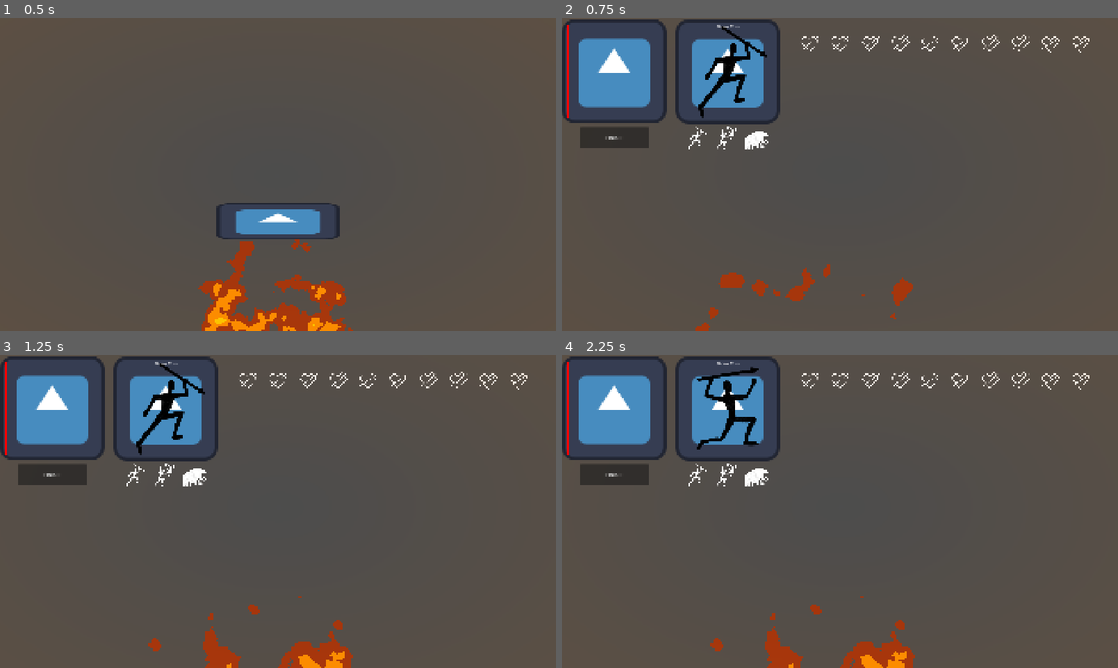
Above: before the commit, frames 1-4 (two rows, left to right).
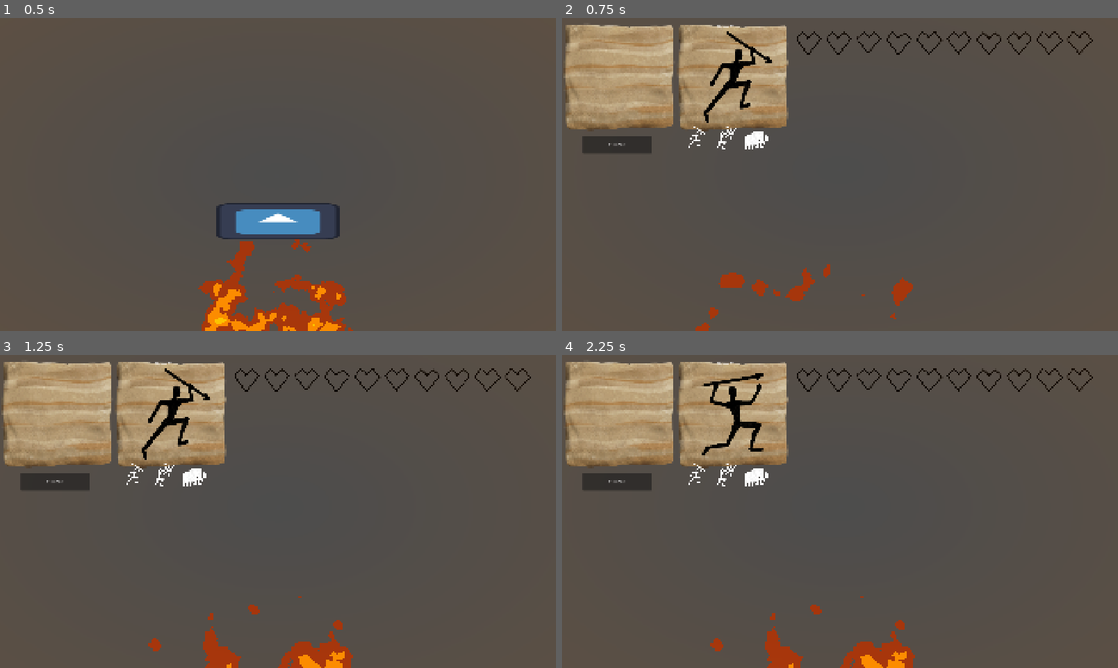
Above: after the commit, the same moments.

Repository: RNSF/ldjam-60
Game: Godot game, scene res://scenes/start_scene.tscn
Two runs of this game, one before a commit and one after it. Both use one fixed random seed, a clock stepped at 60 frames per second and the inputs below. The engine's default icon, where the game draws it, is replaced by a stand-in: a white triangle on a blue panel in a dark square.
Inputs (mouse positions are in pixels of both pictures, inside the frame that each line leads up to):
- Up to frame 1 (0.5 s): no input
- Up to frame 2 (0.75 s): click (840, 221) at 0.5 s
- Up to frame 3 (1.25 s): no input
- Up to frame 4 (2.25 s): click "FINISH!" at 1.25 s; click (695, 473) at 2 s

Frame 1 is identical in both runs. In frame 2, 15% of the frame differs, in the area x 0-96%, y 0-44%; in frame 3, 15%; in frame 4, 15%.

Commit message:
more work

Diff:
--- a/scenes/drawing_canvas.tscn
+++ b/scenes/drawing_canvas.tscn
@@ -4,7 +4,7 @@
 [ext_resource type="Texture2D" uid="uid://dudrkt8gcv8o1" path="res://sprites/spear.png" id="2_0m2ft"]
 [ext_resource type="PackedScene" uid="uid://bhmdn0kuffurn" path="res://scenes/finish_button.tscn" id="2_o4iku"]
 [ext_resource type="Script" uid="uid://ccpmgbipk2j5f" path="res://scenes/draw_tex.gd" id="3_k2tms"]
-[ext_resource type="Texture2D" uid="uid://cl0w2b1rbgid4" path="res://icon.svg" id="5_0m2ft"]
+[ext_resource type="Texture2D" uid="uid://ilxjlsi7hjsb" path="res://sprites/drawing_tablet.png" id="4_o4iku"]
 [ext_resource type="Script" uid="uid://b5eqk2q80bqab" path="res://scenes/similarity_manager.gd" id="5_te3rd"]
 [ext_resource type="Script" uid="uid://cleg34nd4xgx3" path="res://scenes/reference_canvas.gd" id="7_k2tms"]
 [ext_resource type="Texture2D" uid="uid://daqc7wh270bsy" path="res://sprites/archer.png" id="8_exj6s"]
@@ -48,10 +48,11 @@
 
 [node name="FinishButton" parent="." unique_id=2147250083 node_paths=PackedStringArray("draw_canvas", "reference_canvas", "similarity_manager") instance=ExtResource("2_o4iku")]
 layout_mode = 0
-offset_left = 66.0
-offset_top = 372.0
-offset_right = 300.0
-offset_bottom = 445.0
+offset_left = 73.0
+offset_top = 402.0
+offset_right = 307.0
+offset_bottom = 475.0
+scale = Vector2(1.0203149, 0.8497116)
 draw_canvas = NodePath("../AspectRatioContainer/TextureRect/DrawImageRect")
 reference_canvas = NodePath("../AspectRatioContainer2/TextureRect/ReferenceCanvas")
 similarity_manager = NodePath("../SimilarityManager")
@@ -89,7 +90,7 @@
 
 [node name="TextureRect" type="TextureRect" parent="AspectRatioContainer" unique_id=2071823091]
 layout_mode = 2
-texture = ExtResource("5_0m2ft")
+texture = ExtResource("4_o4iku")
 
 [node name="DrawImageRect" type="TextureRect" parent="AspectRatioContainer/TextureRect" unique_id=283286722]
 custom_minimum_size = Vector2(320, 320)
@@ -101,6 +102,7 @@
 grow_horizontal = 2
 grow_vertical = 2
 script = ExtResource("3_k2tms")
+outline_color = Color(1, 0, 0, 0)
 
 [node name="AspectRatioContainer2" type="AspectRatioContainer" parent="." unique_id=1904624317]
 layout_mode = 0
@@ -111,7 +113,7 @@
 
 [node name="TextureRect" type="TextureRect" parent="AspectRatioContainer2" unique_id=1609253482]
 layout_mode = 2
-texture = ExtResource("5_0m2ft")
+texture = ExtResource("4_o4iku")
 metadata/_edit_lock_ = true
 
 [node name="ReferenceCanvas" type="TextureRect" parent="AspectRatioContainer2/TextureRect" unique_id=543195383]
--- a/scenes/end_scene.tscn
+++ b/scenes/end_scene.tscn
@@ -8,6 +8,9 @@
 [ext_resource type="FontFile" uid="uid://2ndkktutoqrg" path="res://fonts/cro-magnum-font/CroMagnum-eZzJO.ttf" id="5_4835h"]
 [ext_resource type="Script" uid="uid://dnlbwjo7dn0ui" path="res://scenes/end_text.gd" id="6_gxua3"]
 [ext_resource type="PackedScene" uid="uid://dho3ud1hng7md" path="res://scenes/restart_button.tscn" id="7_gxua3"]
+[ext_resource type="Script" uid="uid://c2lxtxfc1y4mn" path="res://scenes/win_loss_music.gd" id="9_notft"]
+[ext_resource type="AudioStream" uid="uid://qrsnooa8f713" path="res://audio/music/win_end.mp3" id="10_24b1x"]
+[ext_resource type="AudioStream" uid="uid://blj00rvrpommp" path="res://audio/music/loss_end.mp3" id="11_i4wik"]
 
 [sub_resource type="Gradient" id="Gradient_iywne"]
 
@@ -99,3 +102,8 @@
 
 [node name="EndDrawing10" parent="." unique_id=891965089 instance=ExtResource("2_ojf8p")]
 position = Vector2(65, -280)
+
+[node name="WinLossMusic" type="AudioStreamPlayer" parent="." unique_id=737820473]
+script = ExtResource("9_notft")
+win_music = ExtResource("10_24b1x")
+loss_music = ExtResource("11_i4wik")
--- a/scenes/enemy_spawn_area.gd
+++ b/scenes/enemy_spawn_area.gd
@@ -58,7 +58,7 @@
 		Global.show_hit_text(["Wave 1", "Wave 2", "Final Wave"][wave_number])
 		[first_wave_sound, second_wave_sound, third_wave_sound][wave_number].play()
 	else:
-		print("All waves completed!")
+		Global.go_to_end_screen(true)
 		timer.stop()
 
 
--- a/scenes/healthbar.gd
+++ b/scenes/healthbar.gd
@@ -8,6 +8,7 @@
 	set(new_value):
 		max_health = new_value
 		for child in get_children():
+			remove_child(child)
 			child.queue_free()
 
 		for i in range(max_health):
@@ -19,6 +20,7 @@
 var health : int = 10 :
 	set(new_value):
 		health = new_value
+		print(health)
 		for i in get_child_count():
 			var heart: Heart = get_child(i)
 			heart.is_full = i <= health
@@ -26,3 +28,4 @@
 
 func _ready() -> void:
 	max_health = max_health
+	health = max_health
--- a/scenes/heart.tscn
+++ b/scenes/heart.tscn
@@ -10,6 +10,7 @@
 [ext_resource type="Texture2D" uid="uid://d28wu4vqb4nqo" path="res://sprites/heartempty3.png" id="8_1cu63"]
 
 [node name="Heart" type="TextureRect" unique_id=1215954451]
+modulate = Color(0, 0, 0, 1)
 custom_minimum_size = Vector2(100, 100)
 custom_maximum_size = Vector2(100, 100)
 offset_right = 40.0
--- a/scenes/spawn_area.gd
+++ b/scenes/spawn_area.gd
@@ -28,9 +28,16 @@
 	if count < 1:
 		return []
 
+	var total_unit_spawn_size = unit_size.y * (count - 1)
+
+	spawn_position.y = clamp(spawn_position.y, \
+		global_position.y - size.y / 2 + total_unit_spawn_size, global_position.y + size.y / 2 - total_unit_spawn_size)
+
 	var spawn_locations: Array[Vector2] = []
 	var next_spawn_position = spawn_position
 	next_spawn_position.y = spawn_position.y - unit_size.y * (count - 1) / 2
+
+
 
 	for i in range(count):
 		spawn_locations.append(next_spawn_position)
--- a/scenes/spear_unit.tscn
+++ b/scenes/spear_unit.tscn
@@ -11,6 +11,7 @@
 
 [node name="SpearUnit" unique_id=987033715 instance=ExtResource("1_odh5v")]
 script = ExtResource("2_fvta6")
+size = Vector2(40, 160)
 attack_scene = ExtResource("3_0iwpa")
 
 [node name="CollisionShape2D" parent="CohesionZone" parent_id_path=PackedInt32Array(631454922) index="0" unique_id=2070335852]
--- a/scenes/unit.gd
+++ b/scenes/unit.gd
@@ -8,8 +8,8 @@
 }
 
 const WALK_FORCE = 10.0
-const ARENA_BOTTOM = 512 / 2
-const ARENA_TOP = -1080 / 2
+const ARENA_BOTTOM = 1080 / 2
+const ARENA_TOP = -100 / 2
 
 @export var size: Vector2
 @export var attack_scene: PackedScene
@@ -199,8 +199,8 @@
 			func(v: Vector2, x: Unit): return v + x.velocity, Vector2.ZERO) / max(alignment_units.size(), 1)
 
 
-		walk_vector += 1.0 * (cohesion_target - global_position)
-		walk_vector += 20.0 * separation_vector
+		#walk_vector += 1.0 * (cohesion_target - global_position)
+		walk_vector += 30.0 * separation_vector
 		walk_vector += 1.0 * (average_neighbor_speed - velocity)
 		walk_vector += 100.0 * target_walk_direction
 		walk_vector += 100.0 * (clamp(remap(abs(position.y - ARENA_TOP), 0, 200, 1, 0), 0, 1) * Vector2.DOWN \
--- a/scenes/unit.tscn
+++ b/scenes/unit.tscn
@@ -15,7 +15,7 @@
 radius = 371.26407
 
 [sub_resource type="CircleShape2D" id="CircleShape2D_pgglx"]
-radius = 20.09975
+radius = 27.0
 
 [sub_resource type="Animation" id="Animation_1jvru"]
 length = 0.001
@@ -126,7 +126,7 @@
 collision_layer = 2
 collision_mask = 4
 script = ExtResource("1_k673f")
-size = Vector2(20, 20)
+size = Vector2(40, 80)
 attack_scene = ExtResource("2_1jvru")
 
 [node name="CohesionZone" type="Area2D" parent="." unique_id=631454922]
--- /dev/null
+++ b/scenes/win_loss_music.gd
@@ -0,0 +1,15 @@
+extends AudioStreamPlayer
+
+
+@export var win_music : AudioStream
+@export var loss_music : AudioStream
+
+
+
+func _ready() -> void:
+	if Global.did_win:
+		stream = win_music
+	else:
+		stream = loss_music
+
+	play()
Not shown, added: audio/music/loss_end.mp3.import
Not shown, changed: audio/music/win_end.mp3.import
Not shown, added: audio/sounds/click_1.wav.import
Not shown, added: audio/sounds/click_2.wav.import
Not shown, added: audio/sounds/click_3.wav.import
Not shown, added: scenes/win_loss_music.gd.uid
Binary file added: sprites/drawing_tablet.png
Not shown, added: sprites/drawing_tablet.png.import
Binary file changed: sprites/heartempty1.png
Binary file changed: sprites/heartempty2.png
Binary file changed: sprites/heartempty3.png
Binary file changed: sprites/heartfull1.png
(and 2 more such lines)
